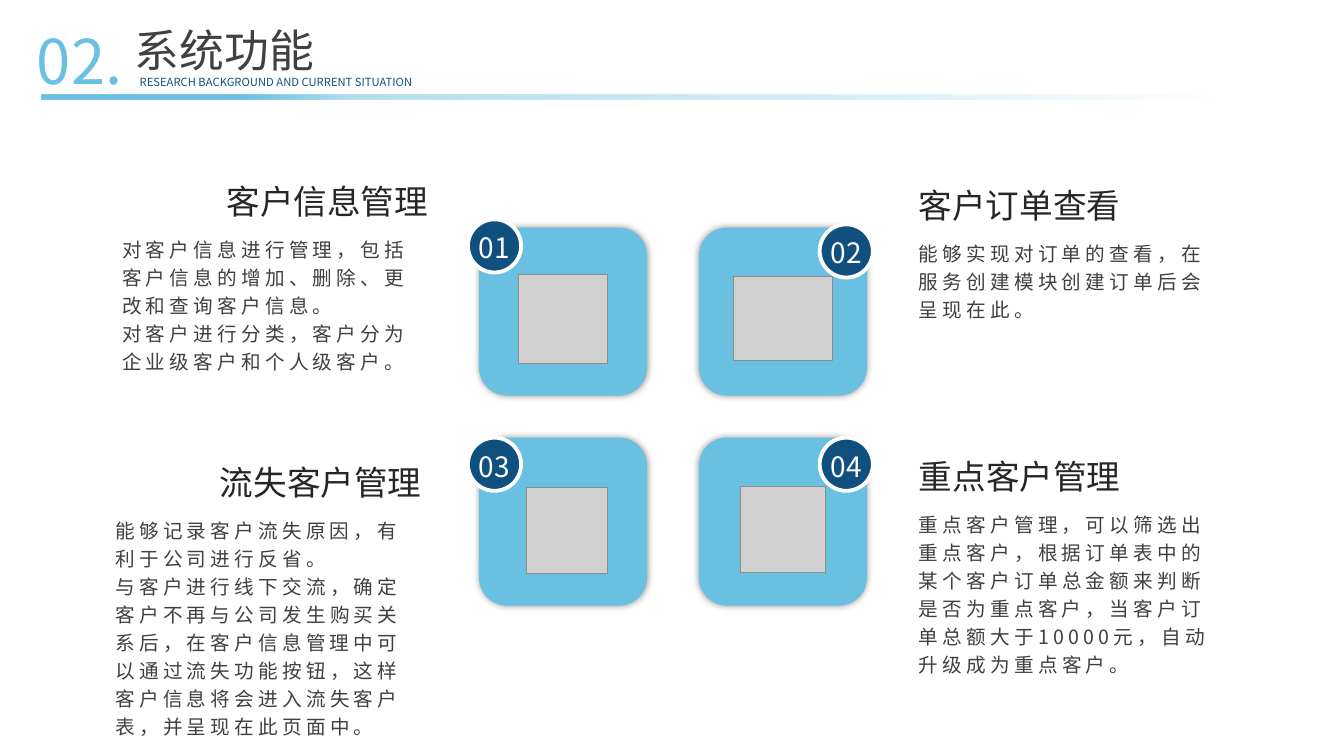
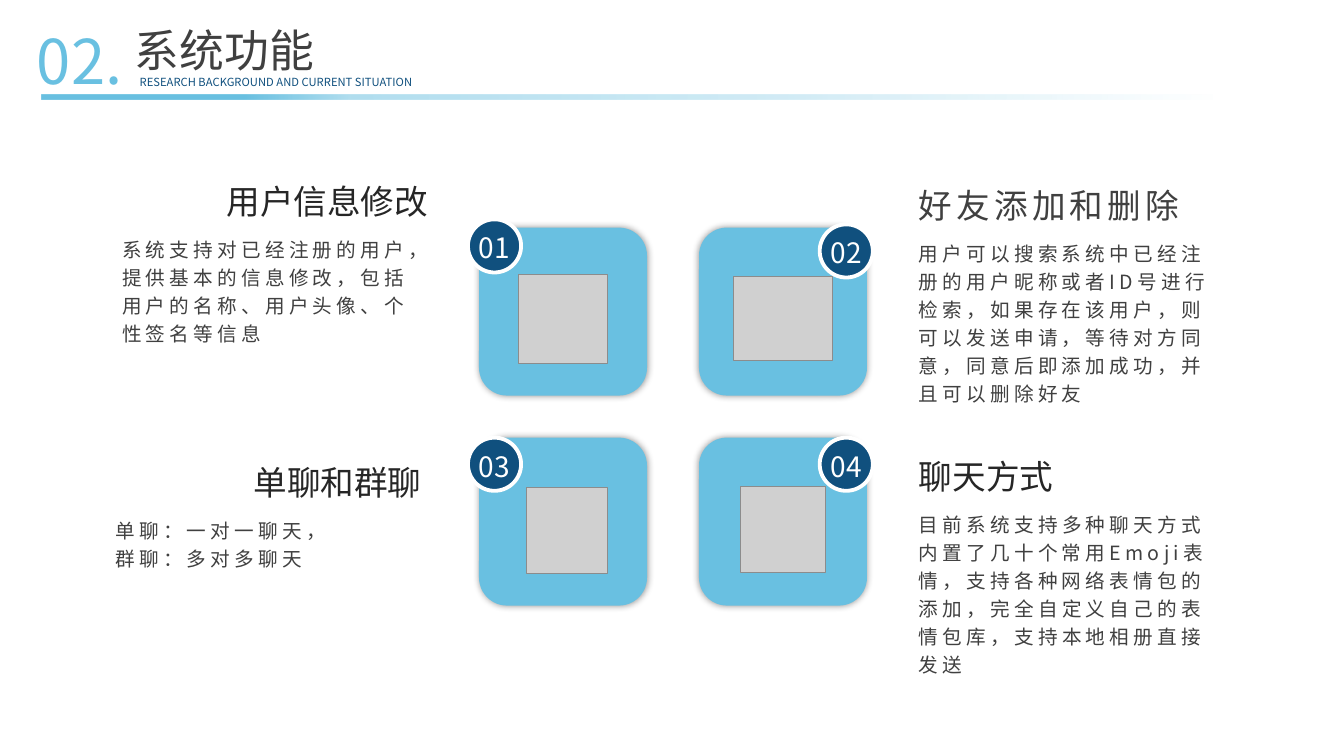
Before and after one commit to ConsoleLZ/chat-app, a slide deck: slide 10 of 毕业论文/毕业答辩(系统开发）.pptx. Drawn at 1344x756 pixels with LibreOffice and Linux fonts; fonts in the diff are those of the drawing; grey boxes stand for pictures. Boxes give left, top, right and bottom in pixels: in the first picture for what was removed or moved away, otherwise in the second. Text is boxed around its words. In the diff, an @@ line names an element or a change of style, - is before the commit and + after.

```diff
--- a/毕业论文/毕业答辩(系统开发）.pptx
+++ b/毕业论文/毕业答辩(系统开发）.pptx
@@ text at (226, 185, 428, 217): text changed @@
-客户信息管理
+用户信息修改
@@ text at (919, 189, 1179, 221): text changed; text colour #262626 to #404040 @@
-客户订单查看
+好友添加和删除
@@ text at (122, 240, 428, 343): text changed @@
-对客户信息进行管理，包括客户信息的增加、删除、更改和查询客户信息。
-对客户进行分类，客户分为企业级客户和个人级客户。
+系统支持对已经注册的用户，提供基本的信息修改，包括用户的名称、用户头像、个性签名等信息
@@ text at (919, 244, 1201, 403): text changed @@
-能够实现对订单的查看，在服务创建模块创建订单后会呈现在此。
+用户可以搜索系统中已经注册的用户昵称或者ID号进行检索，如果存在该用户，则可以发送申请，等待对方同意，同意后即添加成功，并且可以删除好友
@@ text at (253, 467, 421, 498): text changed @@
-流失客户管理
+单聊和群聊
@@ text at (919, 461, 1053, 492): text changed @@
-重点客户管理
+聊天方式
@@ text at (115, 521, 302, 568): text changed @@
-能够记录客户流失原因，有利于公司进行反省。
-与客户进行线下交流，确定客户不再与公司发生购买关系后，在客户信息管理中可以通过流失功能按钮，这样客户信息将会进入流失客户表，并呈现在此页面中。
+单聊：一对一聊天，
+群聊：多对多聊天
@@ text at (919, 515, 1201, 674): text changed @@
-重点客户管理，可以筛选出重点客户，根据订单表中的某个客户订单总金额来判断是否为重点客户，当客户订单总额大于10000元，自动升级成为重点客户。
+目前系统支持多种聊天方式内置了几十个常用Emoji表情，支持各种网络表情包的添加，完全自定义自己的表情包库，支持本地相册直接发送
```
Also in this commit, not shown: 10 other slides changed, 3 other files.
